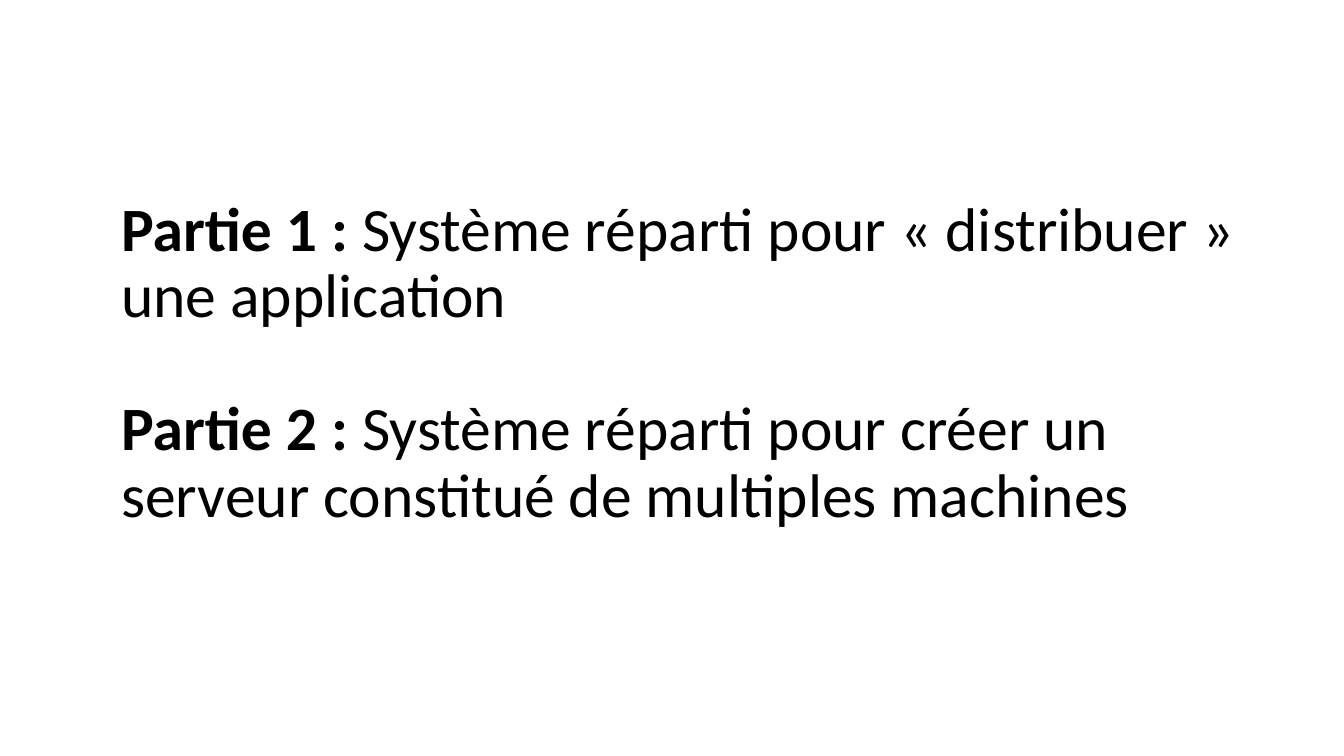
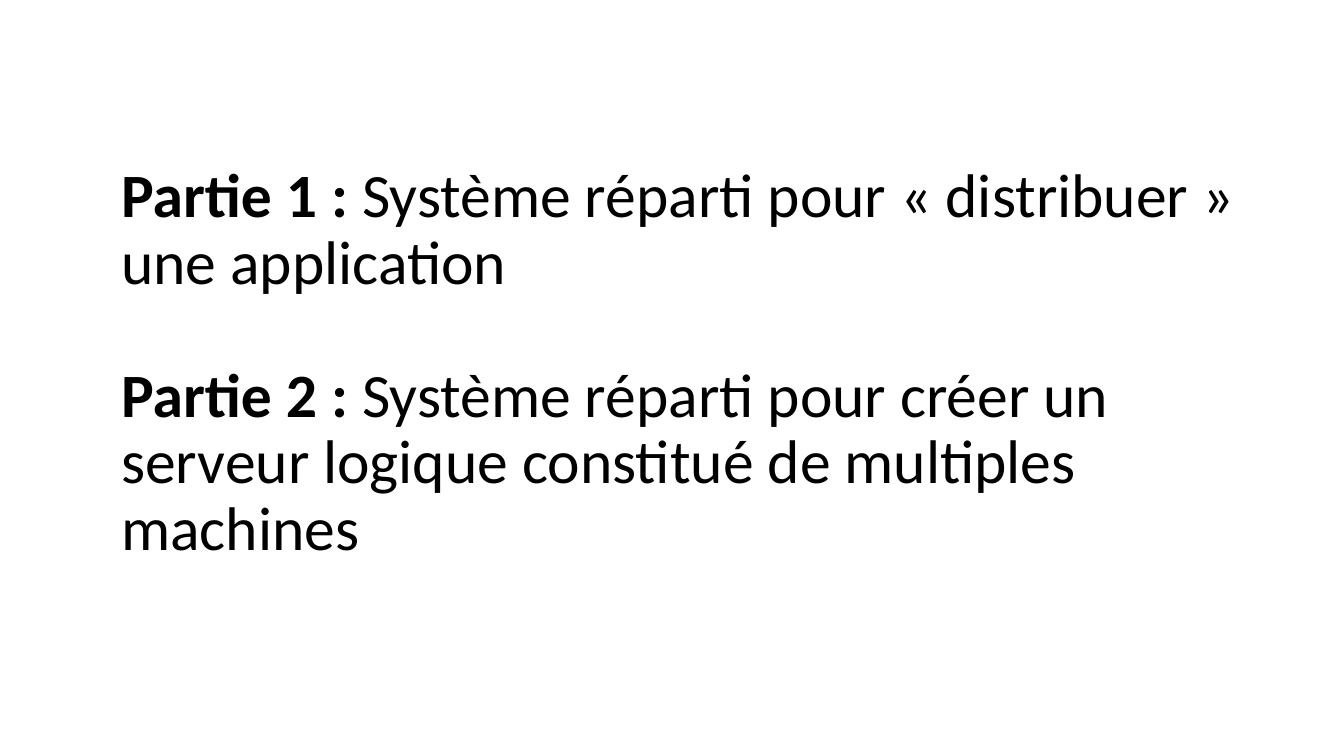
Before and after one commit to jeremysalmon/coursSystemeReparti, a slide deck: slide 2 of systeme_reparti.pptx. Drawn at 1344x756 pixels with LibreOffice and Linux fonts; fonts in the diff are those of the drawing. Boxes give left, top, right and bottom in pixels: in the first picture for what was removed or moved away, otherwise in the second. Text is boxed around its words. In the diff, an @@ line names an element or a change of style, - is before the commit and + after.

Commit message:
Cours final 2016
Cours pour l’exament (sans la partie memcached)

```diff
--- a/systeme_reparti.pptx
+++ b/systeme_reparti.pptx
@@ title at [121,173,1189,551]: text changed @@
-Partie 1 : Système réparti pour « distribuer » une application
-Partie 2 : Système réparti pour créer un serveur constitué de multiples machines
+Partie 1 : Système réparti pour « distribuer » une application
+Partie 2 : Système réparti pour créer un serveur logique constitué de multiples machines
```
Also in this commit, not shown: 1 other slide changed, 19 slides added.
